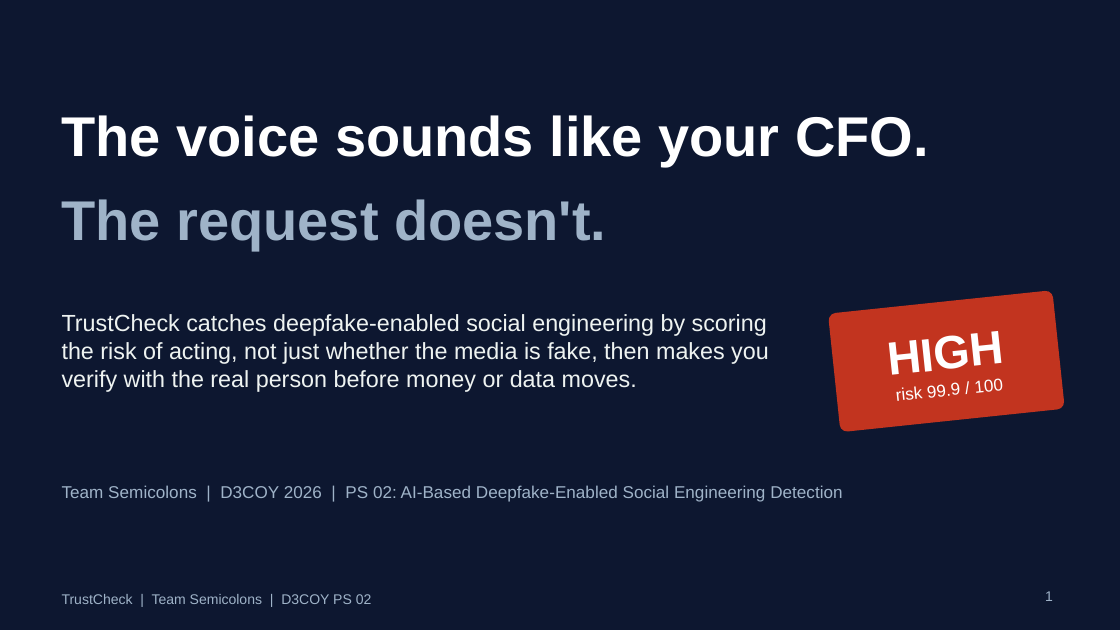
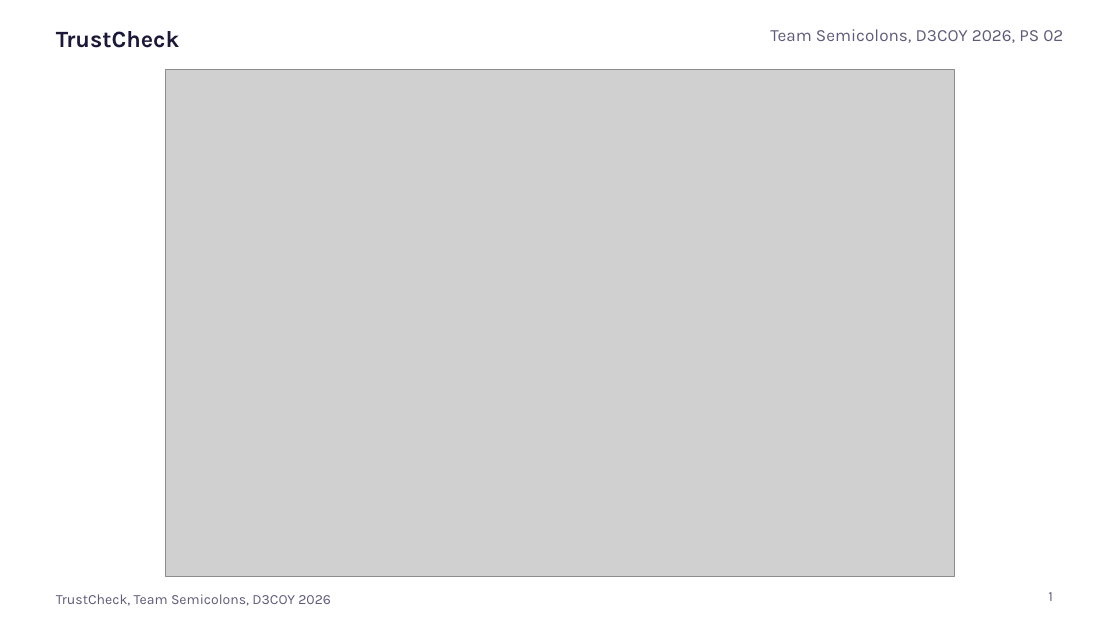
Before and after one commit to D3C0Y-1-0/Semicolons_D3C0Y_DhruvPatel, a slide deck: slide 1 of docs/TrustCheck_pitch.pptx. Drawn at 1120x630 pixels with LibreOffice and Linux fonts; fonts in the diff are those of the drawing; grey boxes stand for pictures; background and template pictures are left out. Boxes give left, top, right and bottom in pixels: in the first picture for what was removed or moved away, otherwise in the second. Text is boxed around its words. In the diff, an @@ line names an element or a change of style, - is before the commit and + after.

```diff
--- a/docs/TrustCheck_pitch.pptx
+++ b/docs/TrustCheck_pitch.pptx
@@ background #0D1730 to picture (left out) @@
@@ text at (x1=770, y1=29, x2=1063, y2=43): text changed; font Arial to Karla; text colour #9FB3C8 to #5F5A78 @@
-Team Semicolons | D3COY 2026 | PS 02: AI-Based Deepfake-Enabled Social Engineering Detection
+Team Semicolons, D3COY 2026, PS 02
@@ text added at (x1=56, y1=31, x2=179, y2=48), 15 pt, text #1C1838, bold @@
+TrustCheck
@@ picture added at (x1=166, y1=69, x2=954, y2=577) @@
@@ text removed at (x1=62, y1=115, x2=929, y2=166) @@
-The voice sounds like your CFO.
@@ text removed at (x1=62, y1=199, x2=606, y2=250) @@
-The request doesn't.
@@ rounded rectangle removed at (x1=829, y1=291, x2=1064, y2=431) @@
@@ text removed at (x1=62, y1=314, x2=769, y2=392) @@
-TrustCheck catches deepfake-enabled social engineering by scoring the risk of acting, not just whether the media is fake, then makes you verify with the real person before money or data moves.
@@ text removed at (x1=896, y1=383, x2=961, y2=401) @@
-HIGH
-risk 99.9 / 100
@@ text at (x1=56, y1=594, x2=331, y2=606): text changed; font Arial to Karla; text colour #9FB3C8 to #5F5A78 @@
-TrustCheck | Team Semicolons | D3COY PS 02
+TrustCheck, Team Semicolons, D3COY 2026
@@ page number at (x1=1048, y1=592, x2=1053, y2=601): font Arial to Karla, text colour #9FB3C8 to #5F5A78 @@
```
Also in this commit, not shown: 8 other slides changed, 2 slides added, 2 slides removed, 1 other file.
